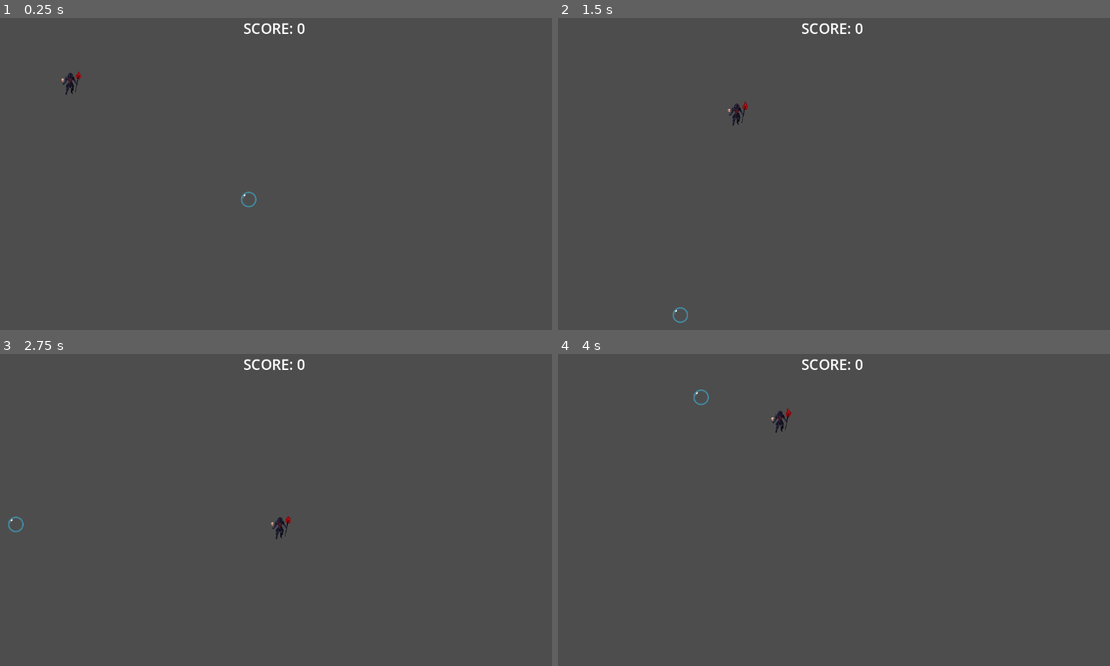
Above: before the commit, frames 1-4 (two rows, left to right).
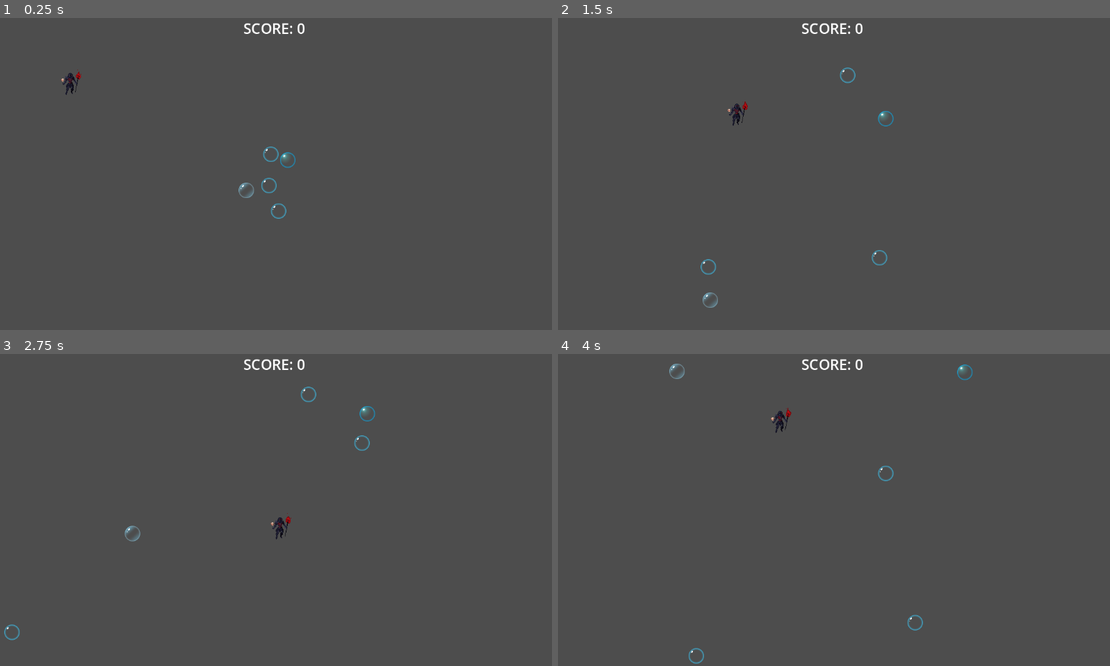
Above: after the commit, the same moments.

Repository: ZalewskiPiotr/Bubbles-Hunter-2
Game: Godot game, scene res://scenes/main_node.tscn
The game is run twice, just before and just after one commit, with the same random seed, the same clock (stepped at 60 frames per second) and the same inputs.
Inputs (mouse positions are in pixels of both pictures, inside the frame that each line leads up to):
- Up to frame 1 (0.25 s): no input
- Up to frame 2 (1.5 s): move the mouse to (955, 158) at 0.52 s; hold Right (player_move_right) 0.53-1.28 s; move the mouse to (723, 189) at 1.27 s; hold Down (player_move_down) from 1.28 s (still down)
- Up to frame 3 (2.75 s): move the mouse to (331, 441) at 2.02 s; release Down (player_move_down) at 2.03 s; hold Right (player_move_right) from 2.03 s (still down)
- Up to frame 4 (4 s): move the mouse to (806, 572) at 2.77 s; release Right (player_move_right) at 2.78 s; hold Up (player_move_up) 2.78-3.53 s; move the mouse to (999, 556) at 3.52 s; hold Left (player_move_left) from 3.53 s (still down)

The runs differ from the first frame. In frame 1, 0.3% of the frame differs, in the area x 43-54%, y 41-65%; in frame 2, 0.3%, in the area x 20-61%, y 15-98%; in frame 3, 0.3%; in frame 4, 0.3%.

Commit message:
Utworzenie kilku baniek
W momencie startu gry na ekranie tworzy się kilka dodatkowych baniek typu BubbleScore

Diff:
--- a/scenes/main_node.tscn
+++ b/scenes/main_node.tscn
@@ -1,11 +1,13 @@
-[gd_scene load_steps=5 format=3 uid="uid://dou6jw0nbbvgh"]
+[gd_scene load_steps=6 format=3 uid="uid://dou6jw0nbbvgh"]
 
+[ext_resource type="Script" path="res://scripts/main_node.gd" id="1_q4fcm"]
 [ext_resource type="PackedScene" uid="uid://b7g620yydcm7d" path="res://scenes/necromancer.tscn" id="2_eg4bl"]
 [ext_resource type="PackedScene" uid="uid://btj4vmbad8sqi" path="res://scenes/bubble_score.tscn" id="3_euac4"]
 [ext_resource type="PackedScene" uid="uid://ct3n2ahq4vtl5" path="res://scenes/barriers.tscn" id="3_wca42"]
 [ext_resource type="PackedScene" uid="uid://cgkpnbs6k00vt" path="res://scenes/hud.tscn" id="4_0xqhm"]
 
 [node name="MainNode" type="Node2D"]
+script = ExtResource("1_q4fcm")
 
 [node name="Necromancer" parent="." instance=ExtResource("2_eg4bl")]
 
--- /dev/null
+++ b/scripts/main_node.gd
@@ -0,0 +1,32 @@
+extends Node2D
+
+## Główny skrypty gry.
+##
+## Skrypt steruje grą, ekranami, itp
+
+#region Stałe i zmienne
+const MIN_BUBBLE_AMOUNT : int = 1	# Minimum number of bubbles in one draw
+const MAX_BUBBLE_AMOUNT : int = 5	# Maximum number of bubbles in one draw
+var _bubble_score_scene = preload("res://scenes/bubble_score.tscn")	# Scena potrzebna do tworzenia wielu obiektów typu tej sceny
+#endregion
+
+#region Wbudowane funkcje silnika Godot
+## Inicjalizacja obiektu
+##
+## Ustawiamy to co potrzebujemy na starcie gry
+func _ready():
+	randomize() # Będziemy trochę losować, więc trzeba odpalić funkcję
+	# TODO: trzeba dodać ustawianie widoczności obiektów i pewnie zamrożenie gry albo zrobić coś aby gra nie grała ale
+	# czekała na sygnał z ekranu startowego. Chyba w Creepy jest coś takiego zrobione
+	#region TEMP Jak już zrobimt ekran startowy to poniższy kod będzie do przenisienia w noe miejsce
+	create_some_score_bubbles()
+	#endregion
+#endregion
+
+#region Tworzenie baniek BubbleScore
+func create_some_score_bubbles():
+	var bubbles_amount = randi_range(MIN_BUBBLE_AMOUNT, MAX_BUBBLE_AMOUNT)
+	for i : int in bubbles_amount:
+		var new_bubble = _bubble_score_scene.instantiate()
+		add_child(new_bubble)
+#endregion
Not shown, changed: README.md
